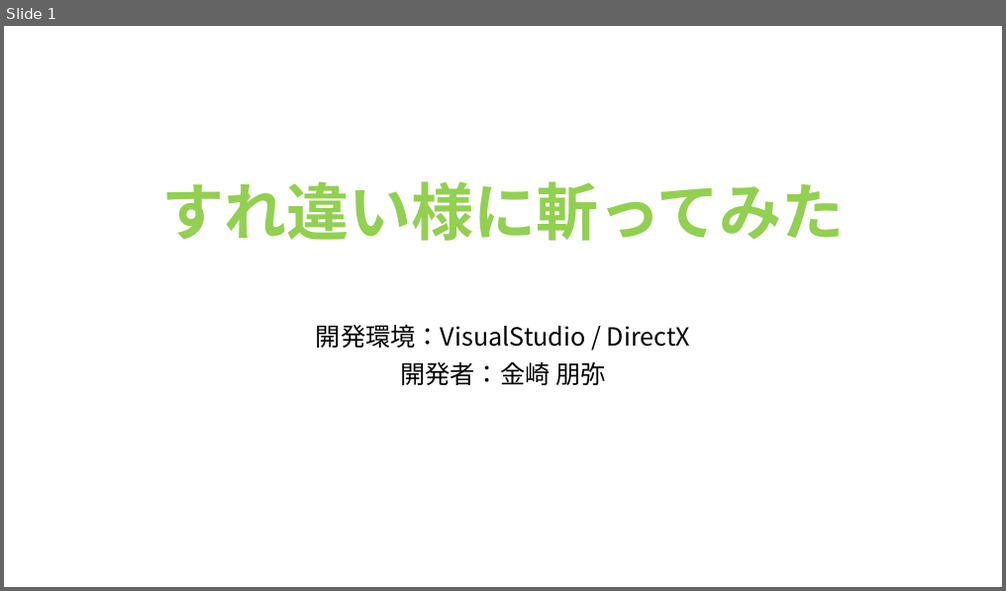
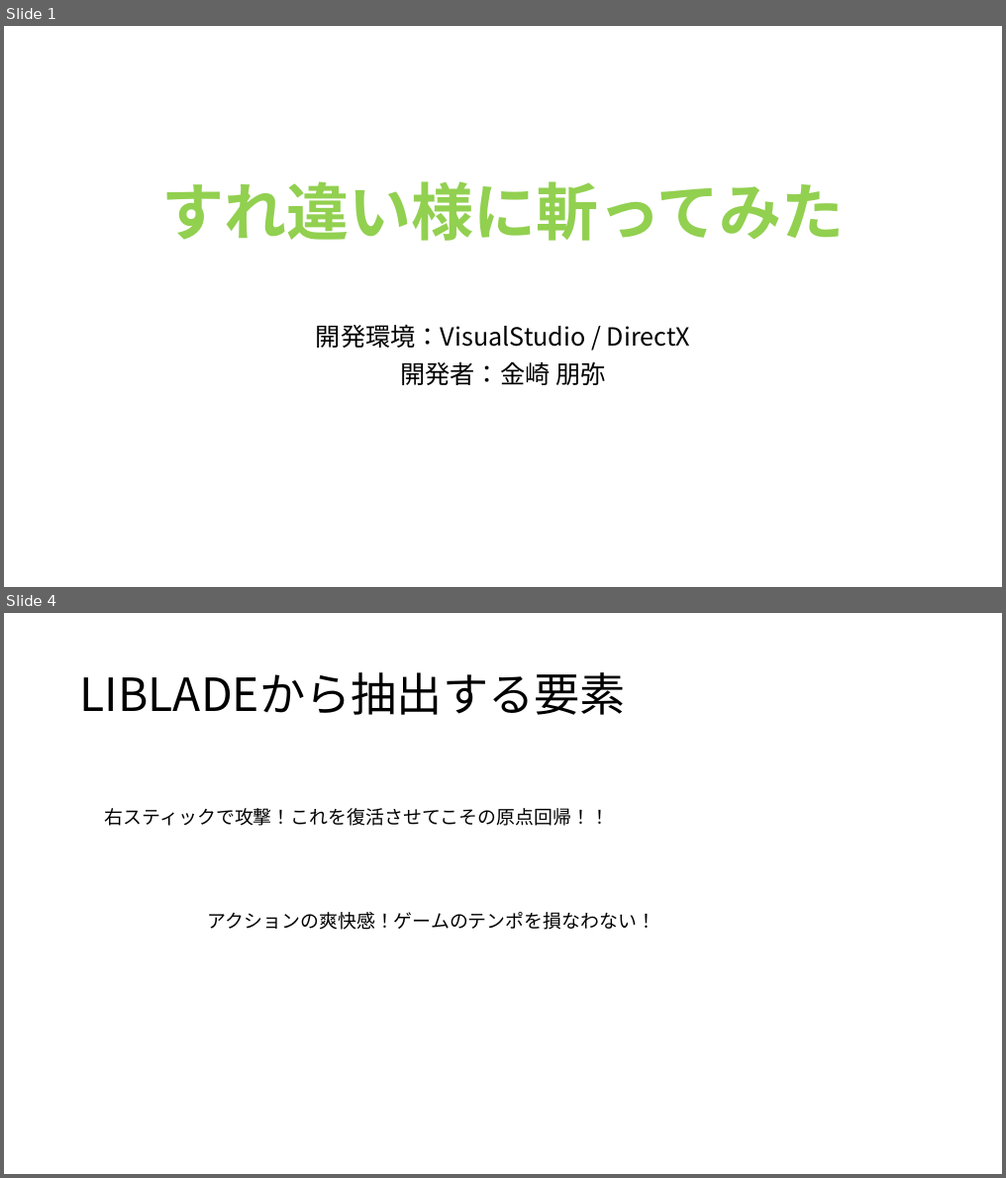
Before and after one commit to TomoyaKanazaki/Act_OneMonth, a slide deck: 企画系資料/企画書.pptx. Shown one above the other, each under a label of ours: slide 1 before the commit, slides 1 and 4 after it; the slides between them are not shown. The pictures are 1006x591 and 1006x1178 pixels, drawn with LibreOffice and Linux fonts; fonts in the diff are those of the drawing. Boxes give left, top, right and bottom in pixels: in the first picture for what was removed or moved away, otherwise in the second. Text is boxed around its words. In the diff, an @@ line names an element or a change of style, - is before the commit and + after.

Commit message:
ゲーム性の転換 ＊ゲームとして成立していません＊

```diff
--- a/企画系資料/企画書.pptx
+++ b/企画系資料/企画書.pptx
@@ slide 4 added at box(4, 613, 1002, 1174), background #FFFFFF @@
@@ title added at box(80, 672, 626, 715), 44 pt, text #000000 @@
+LIBLADEから抽出する要素
@@ text added at box(105, 808, 609, 826), 18 pt, text #000000 @@
+右スティックで攻撃！これを復活させてこその原点回帰！！
@@ text added at box(208, 912, 655, 930), 18 pt, text #000000 @@
+アクションの爽快感！ゲームのテンポを損なわない！
```
Also in this commit, not shown: 1 slide changed, 2 other slides added, 5 slides removed, 28 other files.
